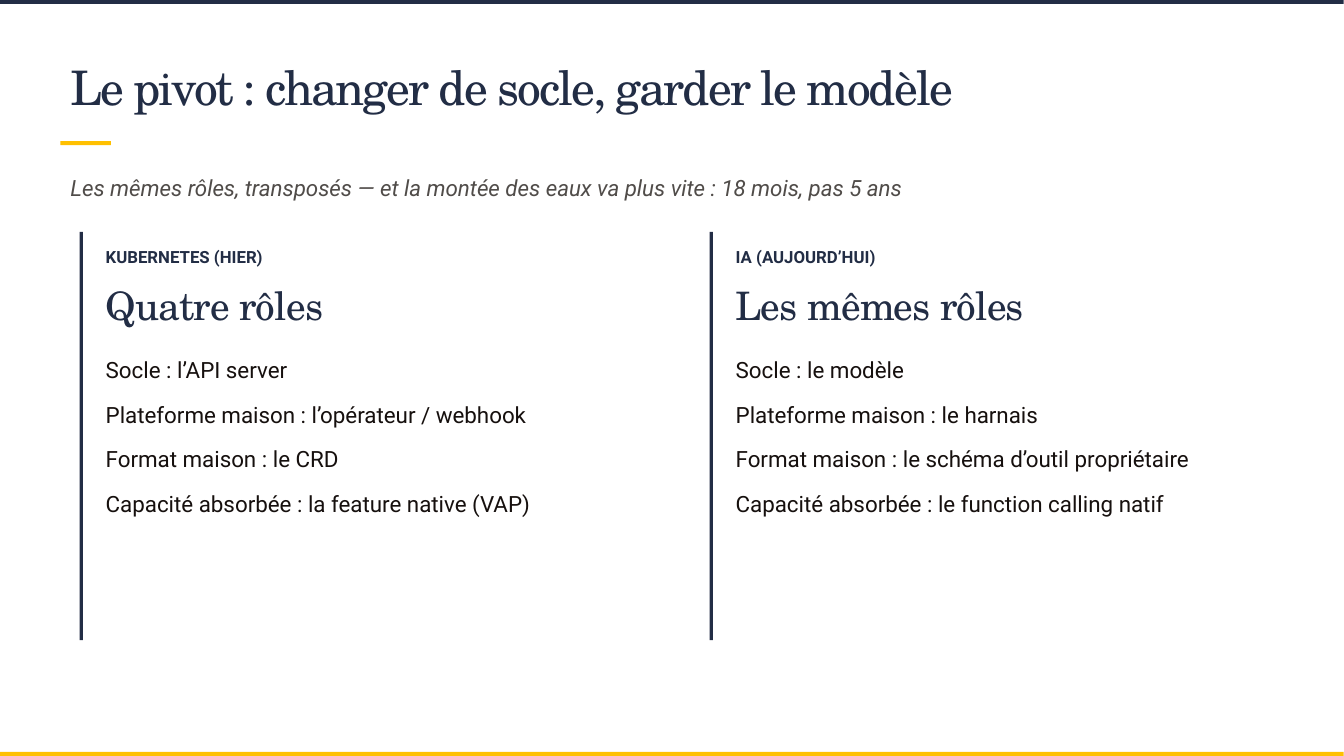
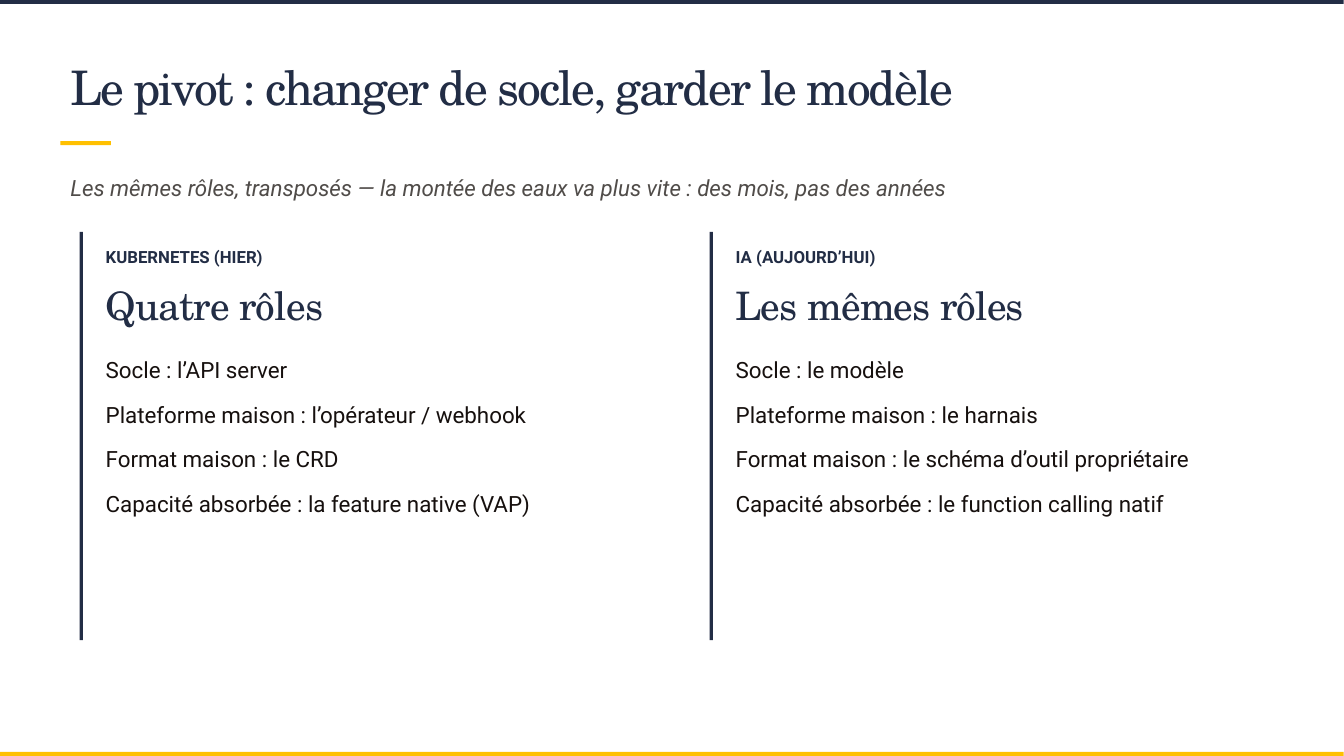
Before and after one commit to SCIAM-FR/formation-ia, a slide deck: slide 8 of slides/Support_formation_SCIAM.pptx. Drawn at 1344x756 pixels with LibreOffice and Linux fonts; fonts in the diff are those of the drawing; background and template pictures are left out. Boxes give left, top, right and bottom in pixels: in the first picture for what was removed or moved away, otherwise in the second. Text is boxed around its words. In the diff, an @@ line names an element or a change of style, - is before the commit and + after.

```diff
--- a/slides/Support_formation_SCIAM.pptx
+++ b/slides/Support_formation_SCIAM.pptx
@@ text at (x1=70, y1=179, x2=946, y2=201): text changed @@
-Les mêmes rôles, transposés — et la montée des eaux va plus vite : 18 mois, pas 5 ans
+Les mêmes rôles, transposés — la montée des eaux va plus vite : des mois, pas des années
```
Also in this commit, not shown: 13 other slides changed, 6 slides added, 23 other files.
